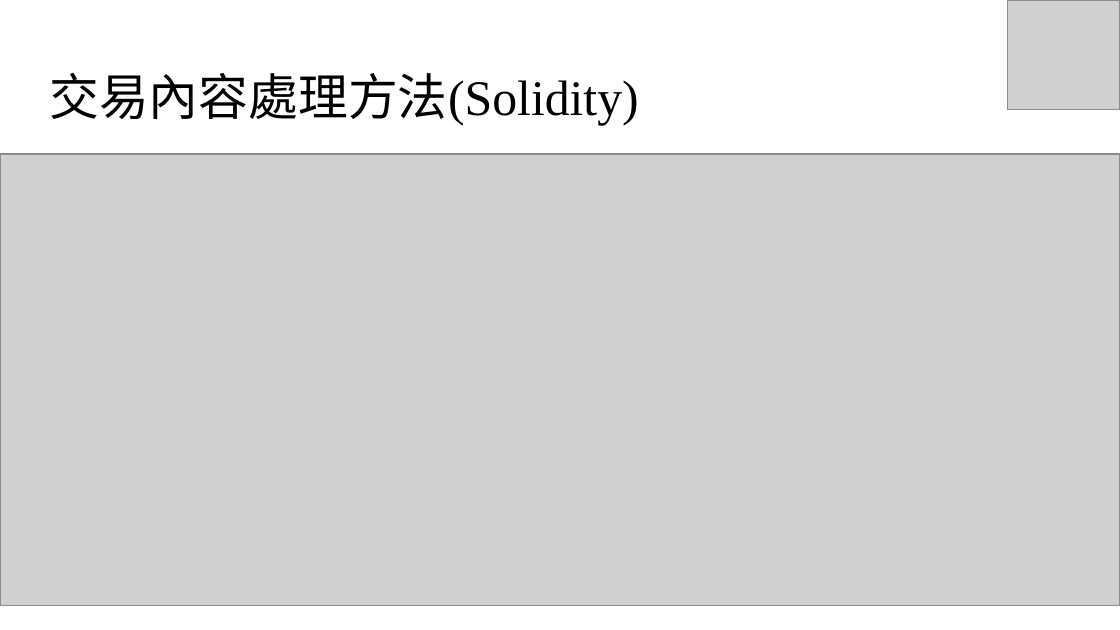
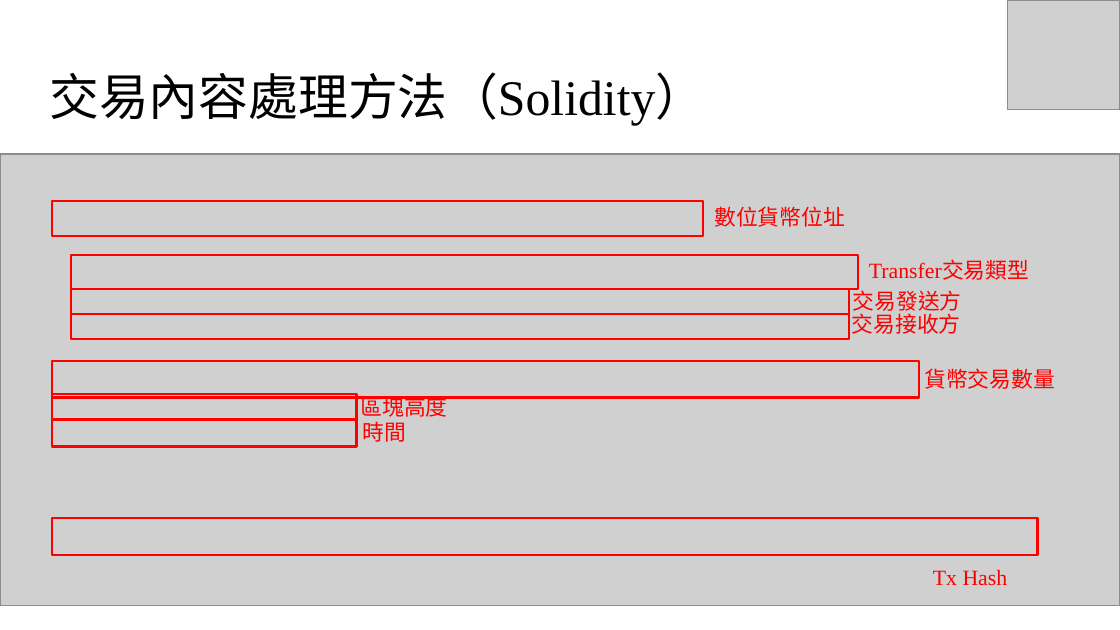
Before and after one commit to RyuChu/A-Decentralized-Digital-Currency-Tracing-Service, a slide deck: slide 26 of Documents/論文簡報_V3.pptx. Drawn at 1120x630 pixels with LibreOffice and Linux fonts; fonts in the diff are those of the drawing; grey boxes stand for pictures. Boxes give left, top, right and bottom in pixels: in the first picture for what was removed or moved away, otherwise in the second. Text is boxed around its words. In the diff, an @@ line names an element or a change of style, - is before the commit and + after.

```diff
--- a/Documents/論文簡報_V3.pptx
+++ b/Documents/論文簡報_V3.pptx
@@ title at (49,72,705,126): text changed @@
-交易內容處理方法(Solidity)
+交易內容處理方法（Solidity）
@@ rectangle added at (52,202,703,236), outline #FF0000 1.5 pt @@
@@ text added at (714,206,845,227), 14 pt, text #FF0000 @@
+數位貨幣位址
@@ rectangle added at (71,255,858,289), outline #FF0000 1.5 pt @@
@@ text added at (869,261,1029,280), 14 pt, text #FF0000 @@
+Transfer交易類型
@@ rectangle added at (71,289,849,315), outline #FF0000 1.5 pt @@
@@ text added at (853,288,962,316), 14 pt, text #FF0000 @@
+交易發送方
@@ rectangle added at (71,314,849,339), outline #FF0000 1.5 pt @@
@@ text added at (852,310,961,334), 14 pt, text #FF0000 @@
+交易接收方
@@ rectangle added at (52,362,918,398), outline #FF0000 1.5 pt @@
@@ text added at (924,368,1055,389), 14 pt, text #FF0000 @@
+貨幣交易數量
@@ rectangle added at (52,394,356,420), outline #FF0000 1.5 pt @@
@@ text added at (360,396,447,422), 14 pt, text #FF0000 @@
+區塊高度
@@ rectangle added at (52,420,356,447), outline #FF0000 1.5 pt @@
@@ text added at (363,421,407,442), 14 pt, text #FF0000 @@
+時間
@@ rectangle added at (52,517,1037,554), outline #FF0000 1.5 pt @@
@@ text added at (933,570,1008,585), 14 pt, text #FF0000 @@
+Tx Hash
```
Also in this commit, not shown: 13 other slides changed, 1 slide added.
